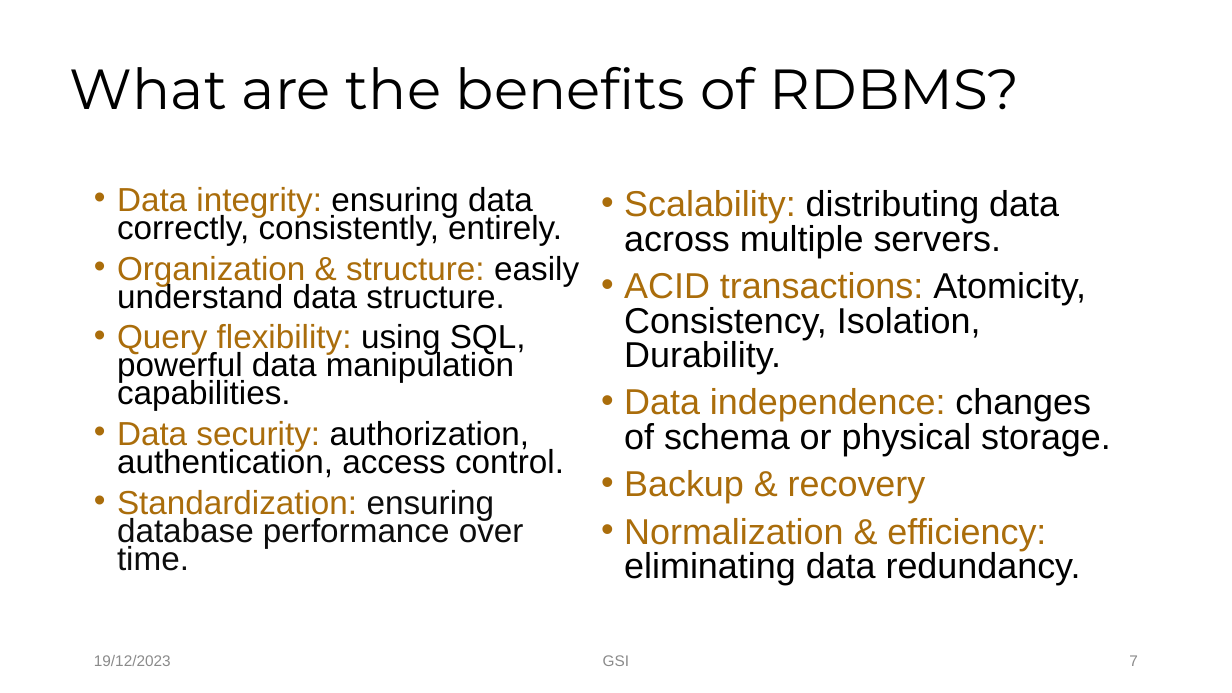
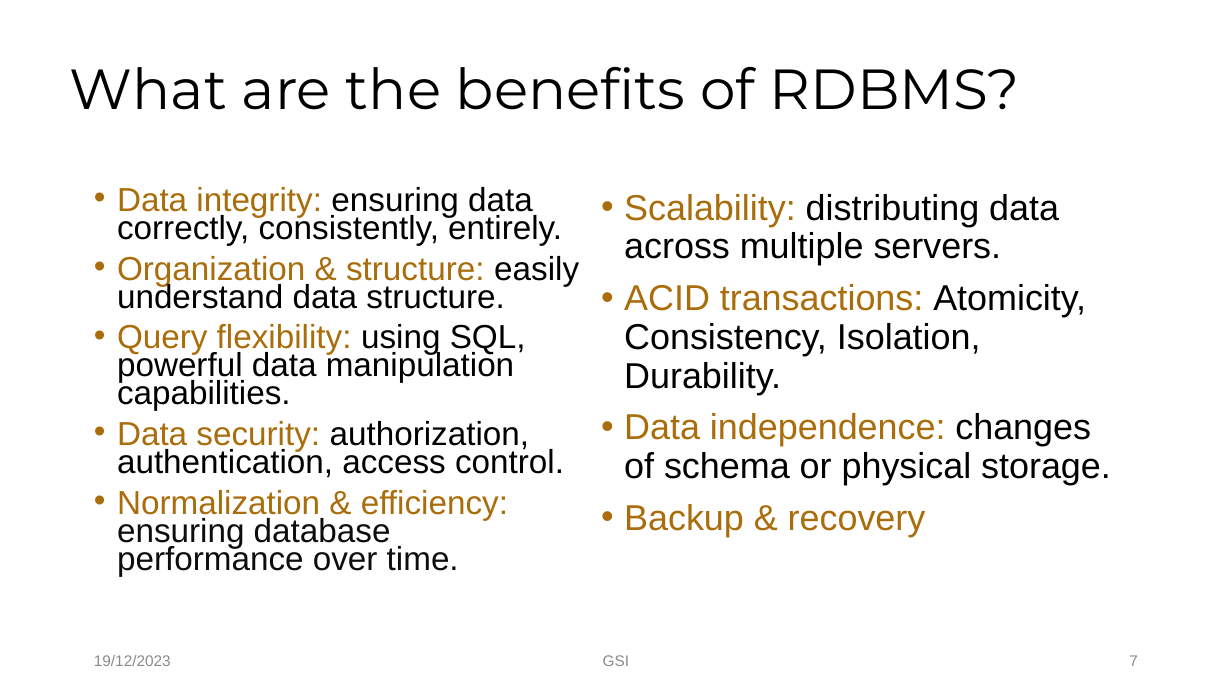
Before and after one commit to Tuyen92/my_bag, a slide deck: slide 7 of sprint.review.20231219_Tuyen.pptx. Drawn at 1232x693 pixels with LibreOffice and Linux fonts; fonts in the diff are those of the drawing; background and template pictures are left out. Boxes give left, top, right and bottom in pixels: in the first picture for what was removed or moved away, otherwise in the second. Text is boxed around its words. In the diff, an @@ line names an element or a change of style, - is before the commit and + after.

Commit message:
RDBMS

```diff
--- a/sprint.review.20231219_Tuyen.pptx
+++ b/sprint.review.20231219_Tuyen.pptx
@@ text "Scalability: distributing data across multiple ..." at [624,194,1111,537]: line spacing 0.8 to 0.9 @@
@@ text at [117,490,508,576]: text changed @@
-• Standardization: ensuring database performance over time.
+• Normalization & efficiency: ensuring database performance over time.
@@ text at [624,518,1081,585]: paragraph removed @@
-• Normalization & efficiency: eliminating data redundancy.
```
Also in this commit, not shown: 2 other slides changed, 1 other file.
